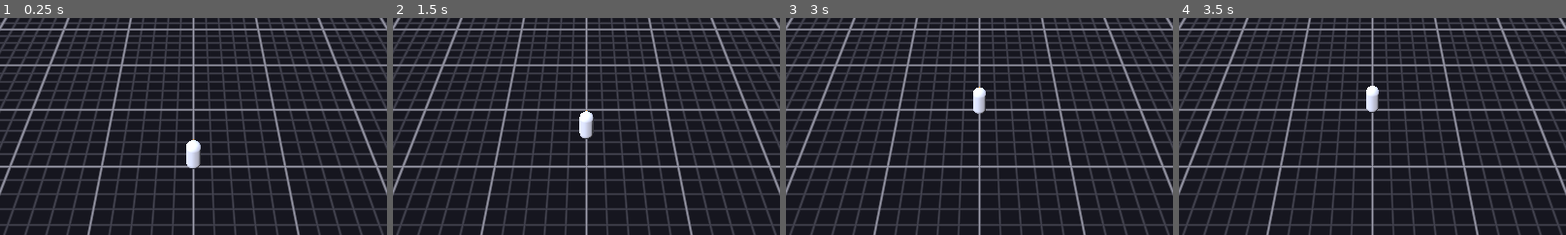
Above: before the commit, frames 1-4 (left to right).
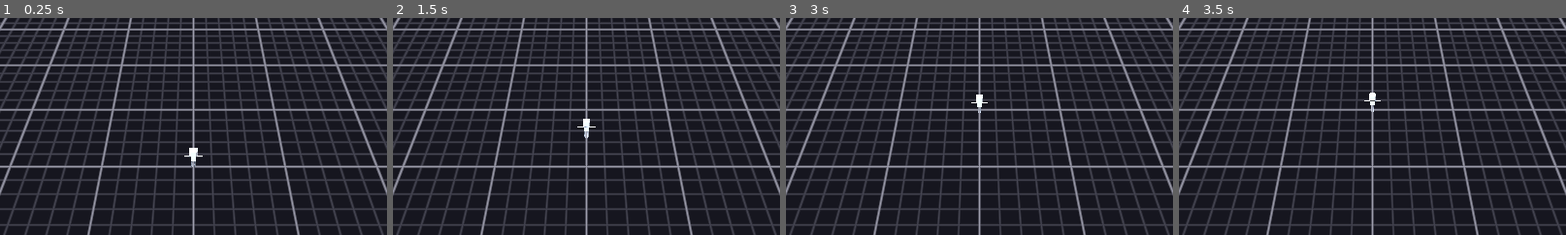
Above: after the commit, the same moments.

Repository: cpalaka/godot-rts-movement-prototype
Game: Godot game, scene res://scenes/main.tscn
The game is run twice, just before and just after one commit, with the same random seed, the same clock (stepped at 60 frames per second) and the same inputs.
Inputs (mouse positions are % of the whole screen's width and height, from its top left):
- Up to frame 1 (0.25 s): no input
- Up to frame 2 (1.5 s): tap Enter at 0.5, 1.35 s; move the mouse to (72, 45) at 0.52 s; hold Space (dash) 0.53-1.28 s; click (72, 45) at 0.67 s; move the mouse to (30, 55) at 1.27 s; click (30, 55) at 1.42 s
- Up to frame 3 (3 s): tap Enter at 2 s; move the mouse to (60, 28) at 2.02 s; tap Keypad Enter at 2.1 s; click (60, 28) at 2.17 s; tap Space (dash) at 2.75, 2.85 s; move the mouse to (45, 70) at 2.77 s; click (45, 70) at 2.92 s
- Up to frame 4 (3.5 s): no input
The pictures show only the part of the screen within x 25-75%, y 16-66%; the shares and areas given below are measured in that part.

The runs differ from the first frame. In frame 1, 0.4% of the frame differs, in the area x 47-53%, y 55-70%; in frame 2, 0.4%; in frame 3, 0.3%; in frame 4, 0.3%.

Commit message:
feat(player.tscn): replace cone placeholder with imported player model
Removes Body/Facing capsule+cone debug meshes; instances
scenes/player_inherited.tscn as 'Model' child of Player. Collision shape
unchanged. Unblocks Step 5 AnimationTree wiring (anim_player NodePath
needs the AnimationPlayer reachable via Model/AnimationPlayer).

Diff:
--- a/scenes/player.tscn
+++ b/scenes/player.tscn
@@ -1,21 +1,7 @@
 [gd_scene format=3 uid="uid://dl60m34nupv84"]
 
 [ext_resource type="Script" uid="uid://bt8osxdsamtk8" path="res://scripts/player.gd" id="1_tuyoq"]
-
-[sub_resource type="CapsuleMesh" id="CapsuleMesh_body"]
-radius = 0.4
-height = 1.8
-
-[sub_resource type="StandardMaterial3D" id="StandardMaterial3D_body"]
-albedo_color = Color(0.7, 0.7, 0.75, 1)
-
-[sub_resource type="CylinderMesh" id="CylinderMesh_facing"]
-top_radius = 0.0
-bottom_radius = 0.12
-height = 0.5
-
-[sub_resource type="StandardMaterial3D" id="StandardMaterial3D_facing"]
-albedo_color = Color(1, 0.45, 0, 1)
+[ext_resource type="PackedScene" uid="uid://t3imvd52xpjl" path="res://scenes/player_inherited.tscn" id="2_g2els"]
 
 [sub_resource type="CapsuleShape3D" id="CapsuleShape3D_collision"]
 radius = 0.4
@@ -24,16 +10,8 @@
 [node name="Player" type="CharacterBody3D" unique_id=2039112720]
 script = ExtResource("1_tuyoq")
 
-[node name="Body" type="MeshInstance3D" parent="." unique_id=1178424502]
-transform = Transform3D(1, 0, 0, 0, 1, 0, 0, 0, 1, 0, 0.9, 0)
-mesh = SubResource("CapsuleMesh_body")
-surface_material_override/0 = SubResource("StandardMaterial3D_body")
-
-[node name="Facing" type="MeshInstance3D" parent="." unique_id=757107793]
-transform = Transform3D(-1, 0, 0, 0, -4.371139e-08, -1, 0, -1, 4.371139e-08, 0, 1.5, -0.35)
-mesh = SubResource("CylinderMesh_facing")
-surface_material_override/0 = SubResource("StandardMaterial3D_facing")
-
 [node name="Collision" type="CollisionShape3D" parent="." unique_id=544548400]
 transform = Transform3D(1, 0, 0, 0, 1, 0, 0, 0, 1, 0, 0.9, 0)
 shape = SubResource("CapsuleShape3D_collision")
+
+[node name="Model" parent="." unique_id=974083480 instance=ExtResource("2_g2els")]
